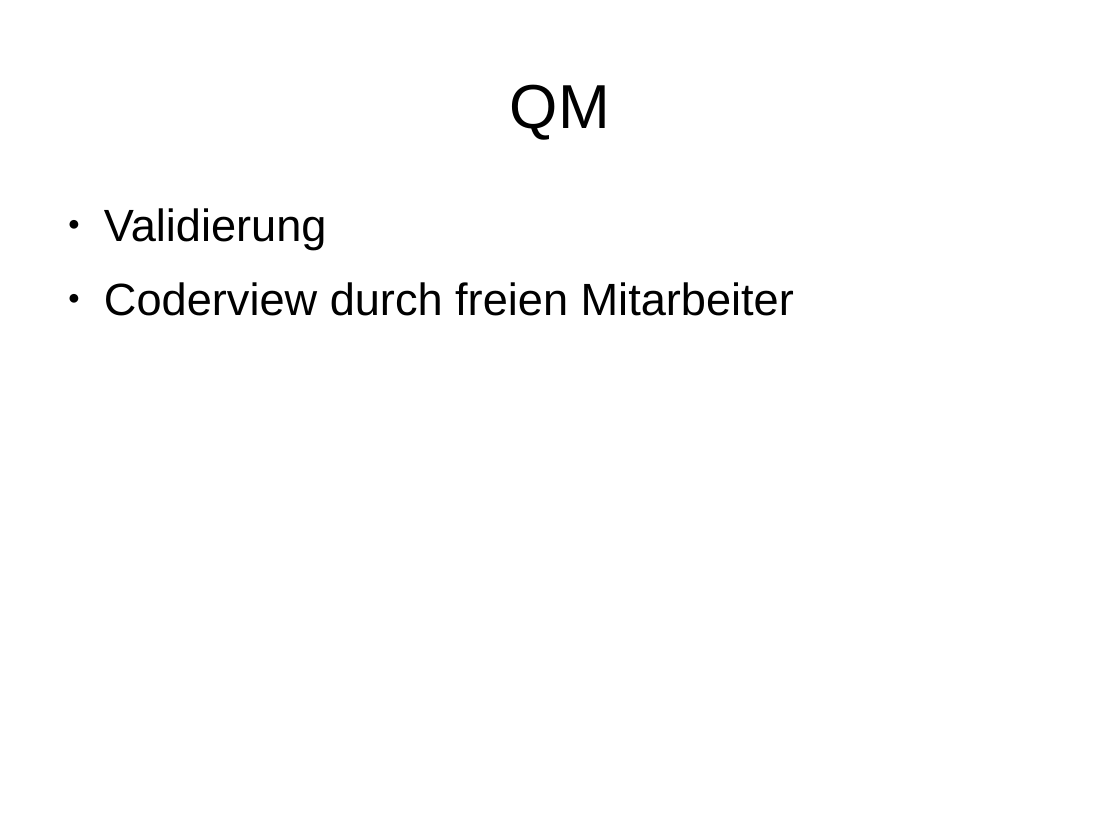
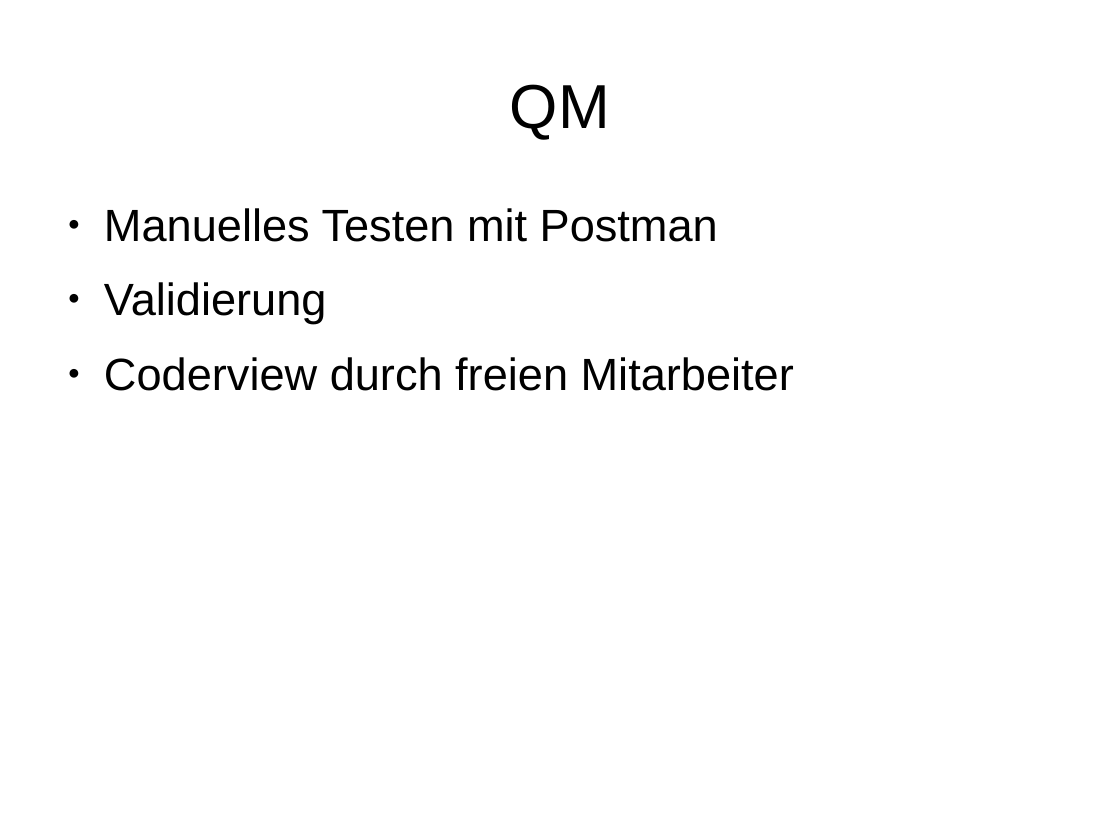
Before and after one commit to janhelmle/weiterbildung_fachinformatiker_ihk_projektantrag, a slide deck: slide 12 of praesentation/presentation_v1.odp. Drawn at 1120x840 pixels with LibreOffice and Linux fonts; fonts in the diff are those of the drawing. Boxes give left, top, right and bottom in pixels: in the first picture for what was removed or moved away, otherwise in the second. Text is boxed around its words. In the diff, an @@ line names an element or a change of style, - is before the commit and + after.

Commit message:
Progress

```diff
--- a/praesentation/presentation_v1.odp
+++ b/praesentation/presentation_v1.odp
@@ text at bbox=[104, 208, 718, 242]: paragraph added @@
+● Manuelles Testen mit Postman
```
